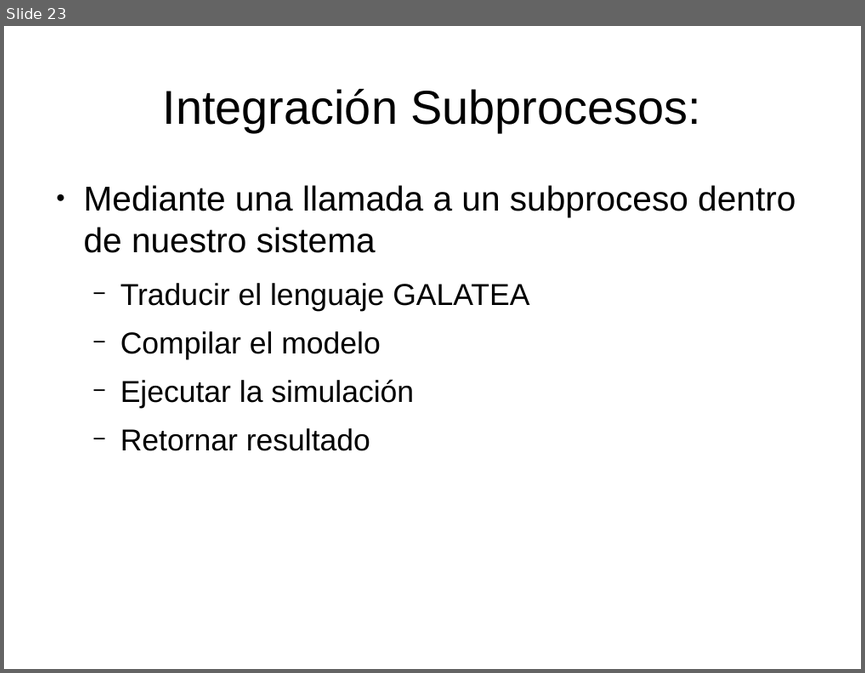
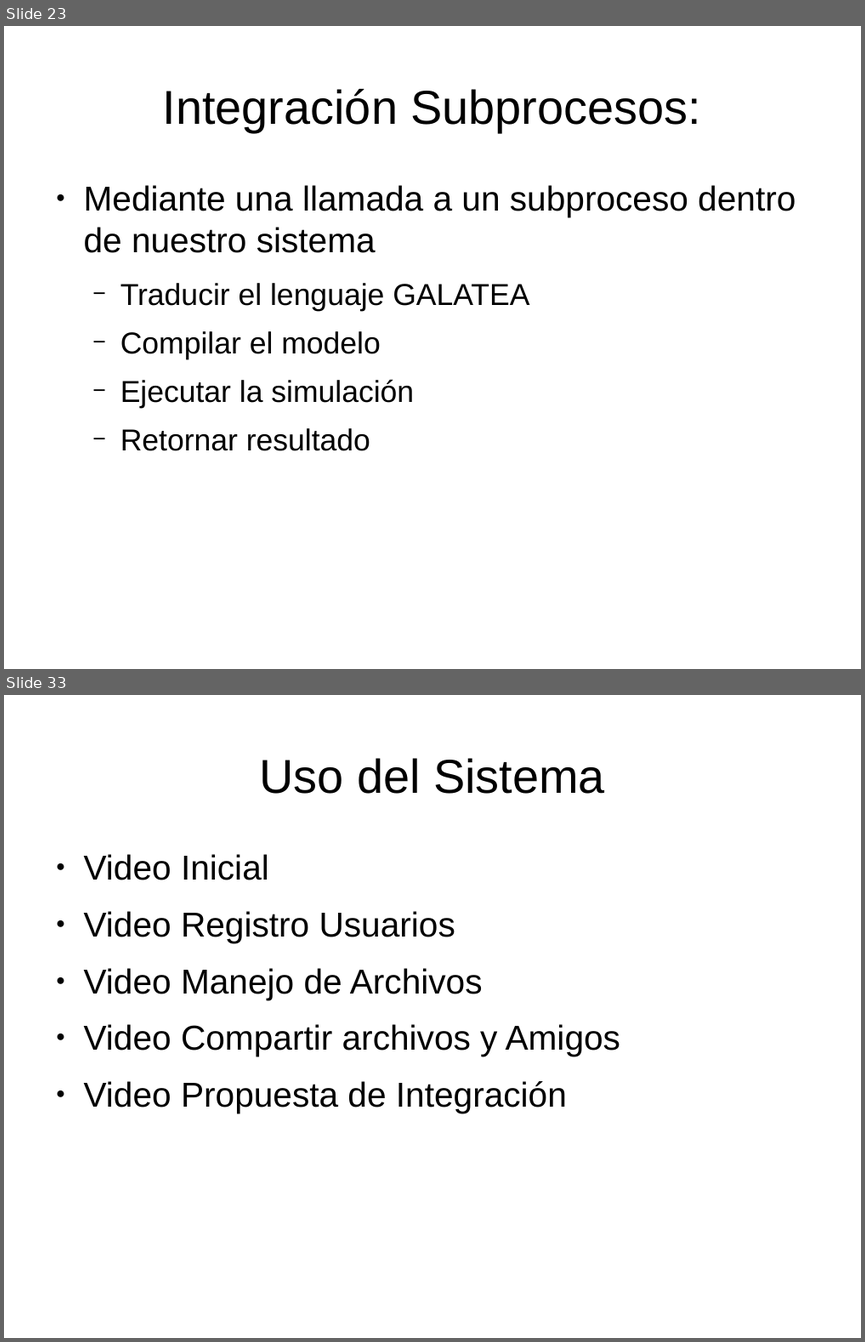
Before and after one commit to velasquezerik/tesis-doc, a slide deck: Presentacion/Presentacion Tesis.odp. Shown one above the other, each under a label of ours: slide 23 before the commit, slides 23 and 33 after it; the slides between them are not shown. The pictures are 865x673 and 865x1342 pixels, drawn with LibreOffice and Linux fonts; fonts in the diff are those of the drawing. Boxes give left, top, right and bottom in pixels: in the first picture for what was removed or moved away, otherwise in the second. Text is boxed around its words. In the diff, an @@ line names an element or a change of style, - is before the commit and + after.

```diff
--- a/Presentacion/Presentacion Tesis.odp
+++ b/Presentacion/Presentacion Tesis.odp
@@ slide 33 added at box(4, 695, 861, 1338), background #FFFFFF @@
@@ title added at box(259, 758, 605, 794), 44 pt, text #000000 @@
+Uso del Sistema
@@ text added at box(84, 854, 620, 1113), 32 pt, text #000000 @@
+● Video Inicial
+● Video Registro Usuarios
+● Video Manejo de Archivos
+● Video Compartir archivos y Amigos
+● Video Propuesta de Integración
```
Also in this commit, not shown: 12 other slides added, 4 other files.
